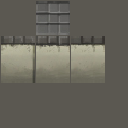
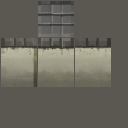
The second w=128, h=128 image is a revision of the first. Changes to its layers:
renamed "Слой 7" to "Слой 11", painted on it over [1, 36, 111, 87]
removed layer "Слой 6" from group "Готовое" over [36, 36, 70, 83]
removed layer "Слой 8" from group "Готовое" over [71, 36, 105, 83]
painted on "Слой 9" over [36, 1, 74, 37]
